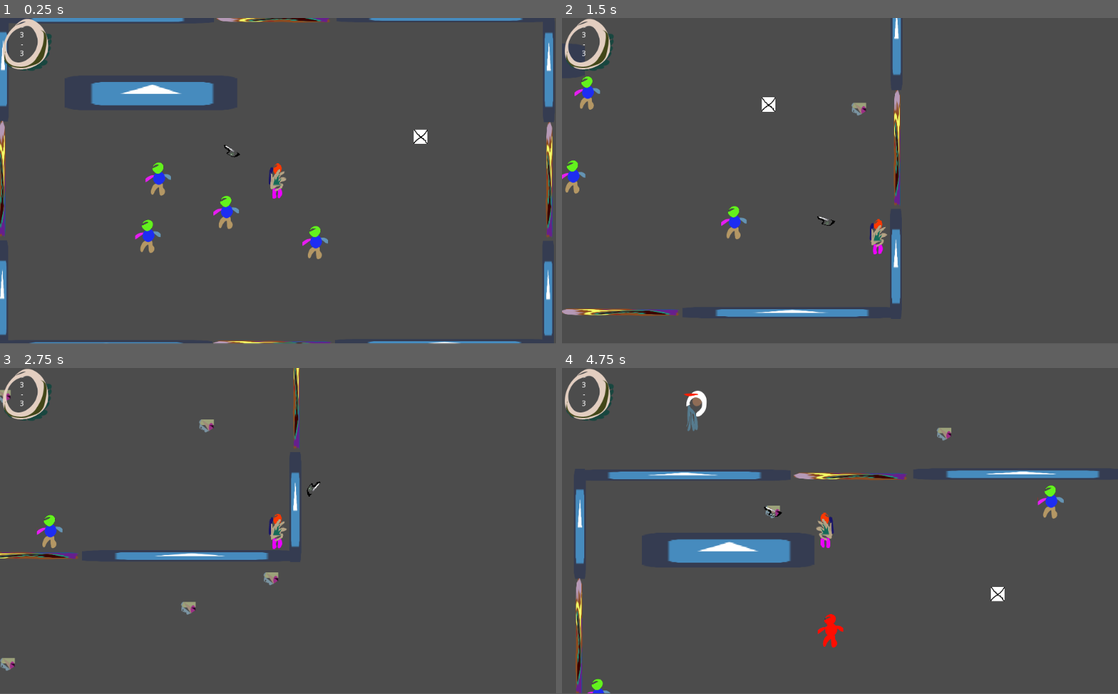
Above: before the commit, frames 1-4 (two rows, left to right).
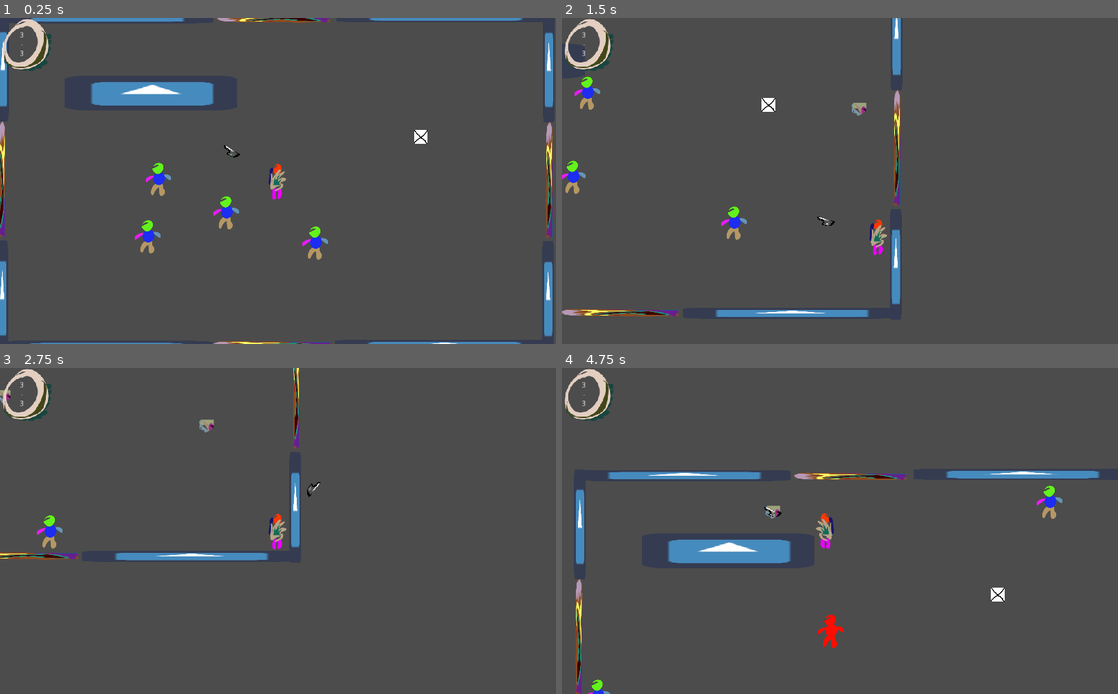
Above: after the commit, the same moments.

Repository: lewyche/Topdowngame
Game: Godot game, scene res://World.tscn
Two runs of this game, one before a commit and one after it. Both use one fixed random seed, a clock stepped at 60 frames per second and the inputs below. The engine's default icon, where the game draws it, is replaced by a stand-in: a white triangle on a blue panel in a dark square.
Inputs (mouse positions are in pixels of both pictures, inside the frame that each line leads up to):
- Up to frame 1 (0.25 s): no input
- Up to frame 2 (1.5 s): move the mouse to (962, 164) at 0.52 s; hold D (right) 0.53-1.28 s; click (962, 164) at 0.6 s; move the mouse to (728, 197) at 1.27 s; hold S (down) from 1.28 s (still down); tap Shift (dash) at 1.35 s
- Up to frame 3 (2.75 s): click (166, 547) at 1.55 s; move the mouse to (333, 459) at 2.02 s; release S (down) at 2.03 s; hold D (right) from 2.03 s (still down); tap E (pick up) at 2.1 s; click (333, 459) at 2.3 s
- Up to frame 4 (4.75 s): move the mouse to (812, 596) at 2.77 s; release D (right) at 2.78 s; hold W (up) 2.78-3.53 s; click (812, 596) at 2.85 s; move the mouse to (1006, 579) at 3.52 s; hold A (left) from 3.53 s (still down); click (1006, 579) at 3.6 s; move the mouse to (673, 482) at 4.27 s; tap Shift (dash) at 4.35 s; click (673, 482) at 4.55 s
In our replay, the window is 800x468 before the commit and 800x469 after it. These sizes can differ from the game's own. Grey fills any space a smaller window leaves; there, only what the larger window draws over its background counts as a difference.

The runs differ from the first frame. In frame 1, 1.4% of the frame differs, in the area x 0-100%, y 0-100%; in frame 2, 1.1%; in frame 3, 0.9%; in frame 4, 1.5%, in the area x 0-97%, y 0-100%.

Commit message:
several changes lol

Diff:
--- a/Characters/new_enemy.tscn
+++ b/Characters/new_enemy.tscn
@@ -22,7 +22,6 @@
 
 [node name="new_enemy" groups=[
 "Enemy",
-"Npcs",
 ] instance=ExtResource( 2 )]
 collision_layer = 24
 collision_mask = 15
--- a/Characters/shooting_enemy.tscn
+++ b/Characters/shooting_enemy.tscn
@@ -6,7 +6,6 @@
 
 [node name="shooting_enemy" groups=[
 "Enemy",
-"Npcs",
 ] instance=ExtResource( 1 )]
 collision_layer = 24
 collision_mask = 15
@@ -18,5 +17,4 @@
 texture = ExtResource( 3 )
 
 [node name="Shooting_cooldown" type="Timer" parent="." index="5"]
-wait_time = 0.7
 one_shot = true
--- a/Props/enemy_bullet.tscn
+++ b/Props/enemy_bullet.tscn
@@ -4,5 +4,9 @@
 [ext_resource path="res://enemy_bullet.gd" type="Script" id=2]
 
 [node name="enemy_bullet" instance=ExtResource( 1 )]
+collision_layer = 18
 collision_mask = 13
 script = ExtResource( 2 )
+
+[node name="Sprite" parent="." index="0"]
+modulate = Color( 1, 0.572549, 0.572549, 1 )
--- a/World.tscn
+++ b/World.tscn
@@ -52,11 +52,11 @@
 position = Vector2( 380.429, 403.122 )
 
 [node name="new_enemy" parent="." instance=ExtResource( 5 )]
-position = Vector2( 99.0035, -242.335 )
+position = Vector2( 193.184, 1338.55 )
 health = 5
 
 [node name="new_enemy2" parent="." instance=ExtResource( 5 )]
-position = Vector2( 433.135, -438.661 )
+position = Vector2( 465.477, 1273.04 )
 health = 5
 
 [node name="Item" parent="." instance=ExtResource( 6 )]
@@ -77,11 +77,17 @@
 
 [node name="Pick up identifier" parent="CanvasLayer" instance=ExtResource( 11 )]
 
-[node name="shooting_enemy" parent="." instance=ExtResource( 12 )]
-position = Vector2( 137.206, 973.946 )
-
 [node name="shooting_enemy2" parent="." instance=ExtResource( 12 )]
 position = Vector2( 874.514, 1019.14 )
 
-[node name="shooting_enemy3" parent="." instance=ExtResource( 12 )]
-position = Vector2( 841.227, -300.356 )
+[node name="Room2" parent="." instance=ExtResource( 4 )]
+position = Vector2( 3.1748, 882.595 )
+
+[node name="new_enemy3" parent="." instance=ExtResource( 5 )]
+position = Vector2( 290.063, 1183.82 )
+
+[node name="new_enemy4" parent="." instance=ExtResource( 5 )]
+position = Vector2( 666.784, 1237.64 )
+
+[node name="new_enemy5" parent="." instance=ExtResource( 5 )]
+position = Vector2( 488.514, 1045.92 )
--- a/project.godot
+++ b/project.godot
@@ -13,6 +13,10 @@
 config/name="top down game"
 run/main_scene="res://World.tscn"
 config/icon="res://icon.png"
+
+[display]
+
+window/stretch/mode="2d"
 
 [input]
 
--- a/scripts/bullet.gd
+++ b/scripts/bullet.gd
@@ -25,7 +25,7 @@
 func check_collisions(collision_info):
 	var object = collision_info.get_collider()
 
-	if object.is_in_group("Npcs"):
+	if object.is_in_group("Npcs") or object.is_in_group("Enemy"):
 		object.hit(power)
 
 	velocity = velocity.bounce(collision_info.normal)
